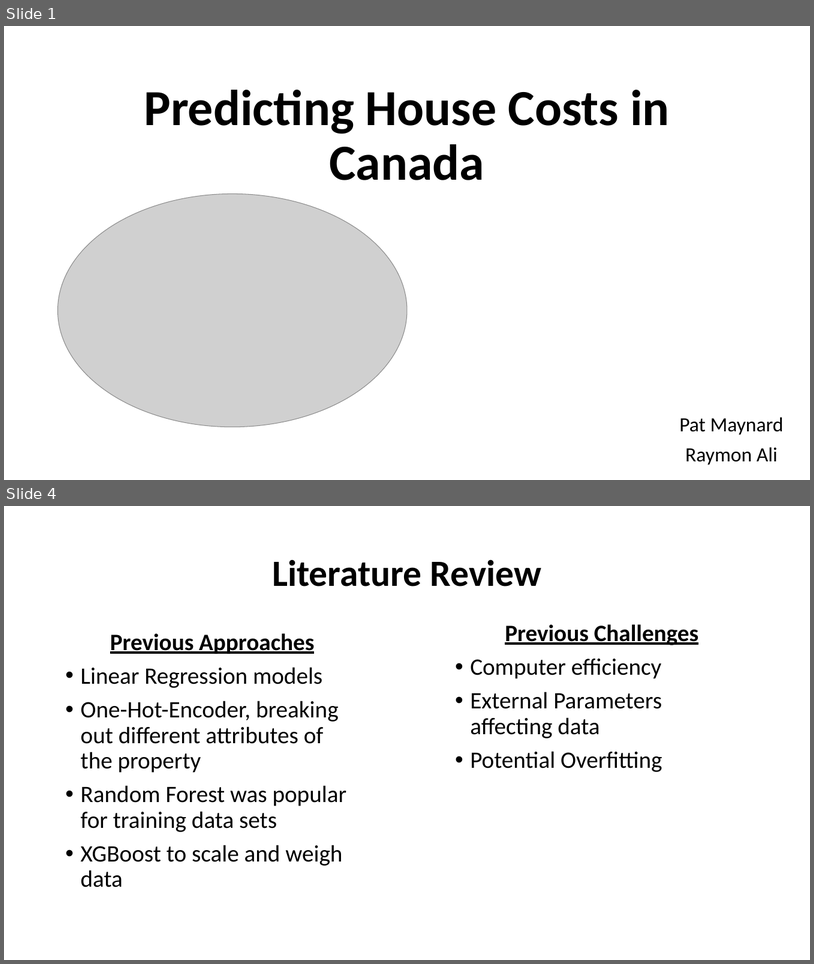
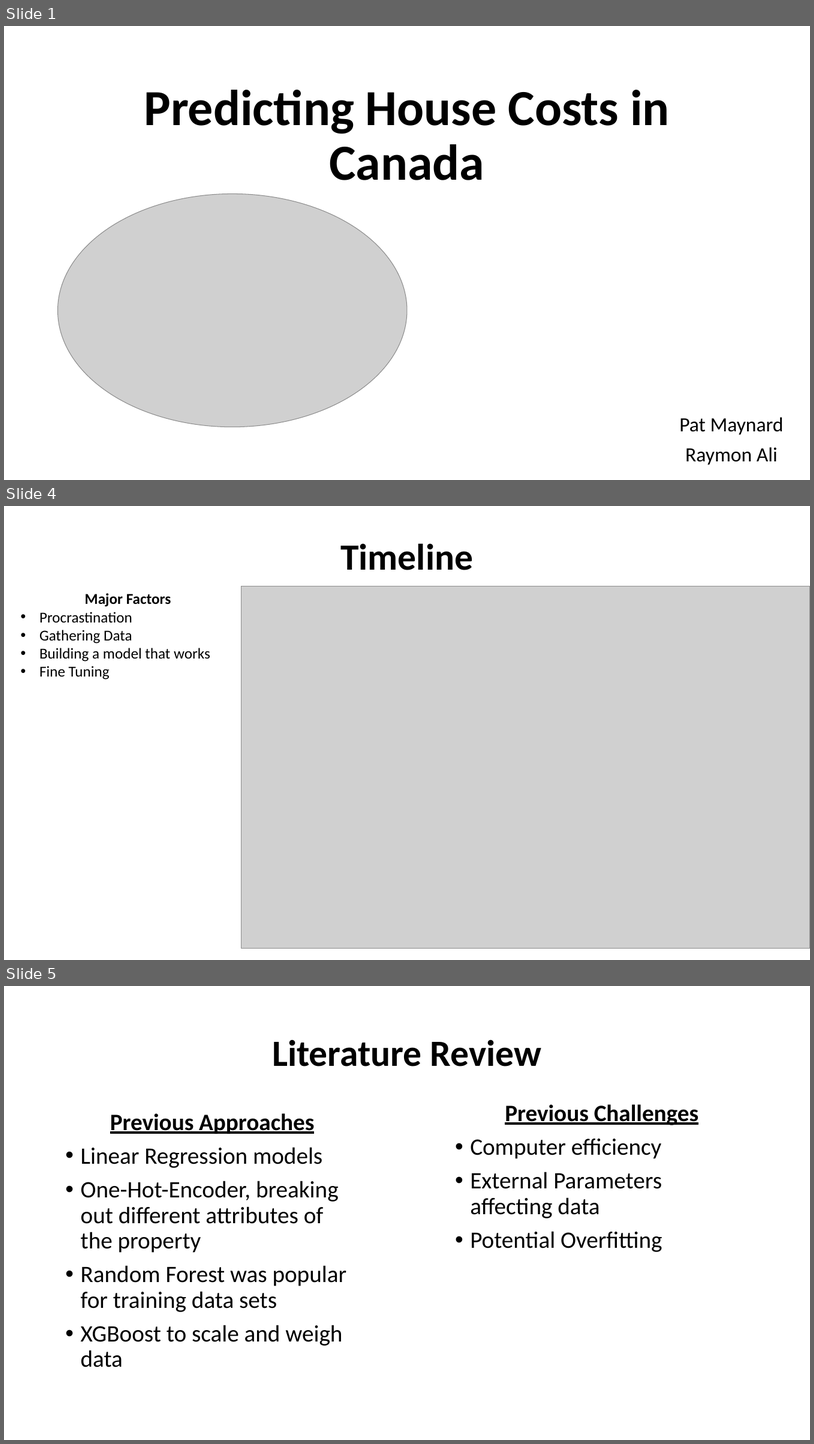
Before and after one commit to PMcTwist/Machine_Learn_Project, a slide deck: Presentation/Presentation_1.pptx. Shown one above the other, each under a label of ours: slides 1 and 4 before the commit, slides 1, 4 and 5 after it; the slides between them are not shown. The pictures are 814x964 and 814x1444 pixels, drawn with LibreOffice and Linux fonts; fonts in the diff are those of the drawing; grey boxes stand for pictures. Boxes give left, top, right and bottom in pixels: in the first picture for what was removed or moved away, otherwise in the second. Text is boxed around its words. In the diff, an @@ line names an element or a change of style, - is before the commit and + after.

Commit message:
-Updated some slides for more depth -Added Charts to visualize some data we are working with -Added timeline to the slide show
P@

```diff
--- a/Presentation/Presentation_1.pptx
+++ b/Presentation/Presentation_1.pptx
@@ slide 4 added at bbox=[4, 506, 810, 960], background #FFFFFF @@
@@ title added at bbox=[341, 543, 473, 570], 44 pt, text #000000, bold @@
+Timeline
@@ text added at bbox=[39, 593, 210, 679], 18 pt, text #000000 @@
+Major Factors
+• Procrastination
+• Gathering Data
+• Building a model that works
+• Fine Tuning
@@ picture added at bbox=[241, 586, 810, 948] @@
@@ what was slide 4 is now slide 5 @@
```
Also in this commit, not shown: 8 slides changed.
